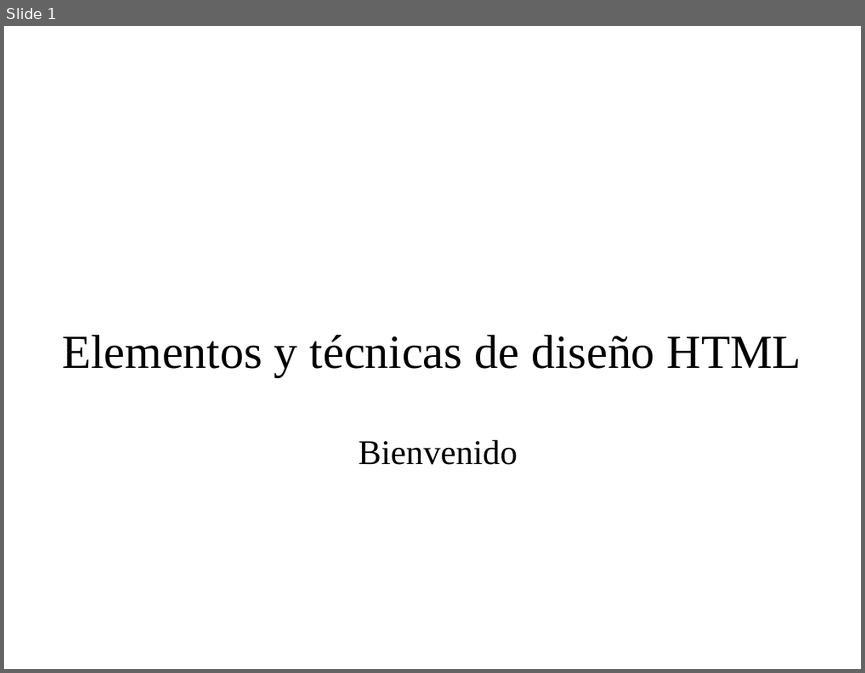
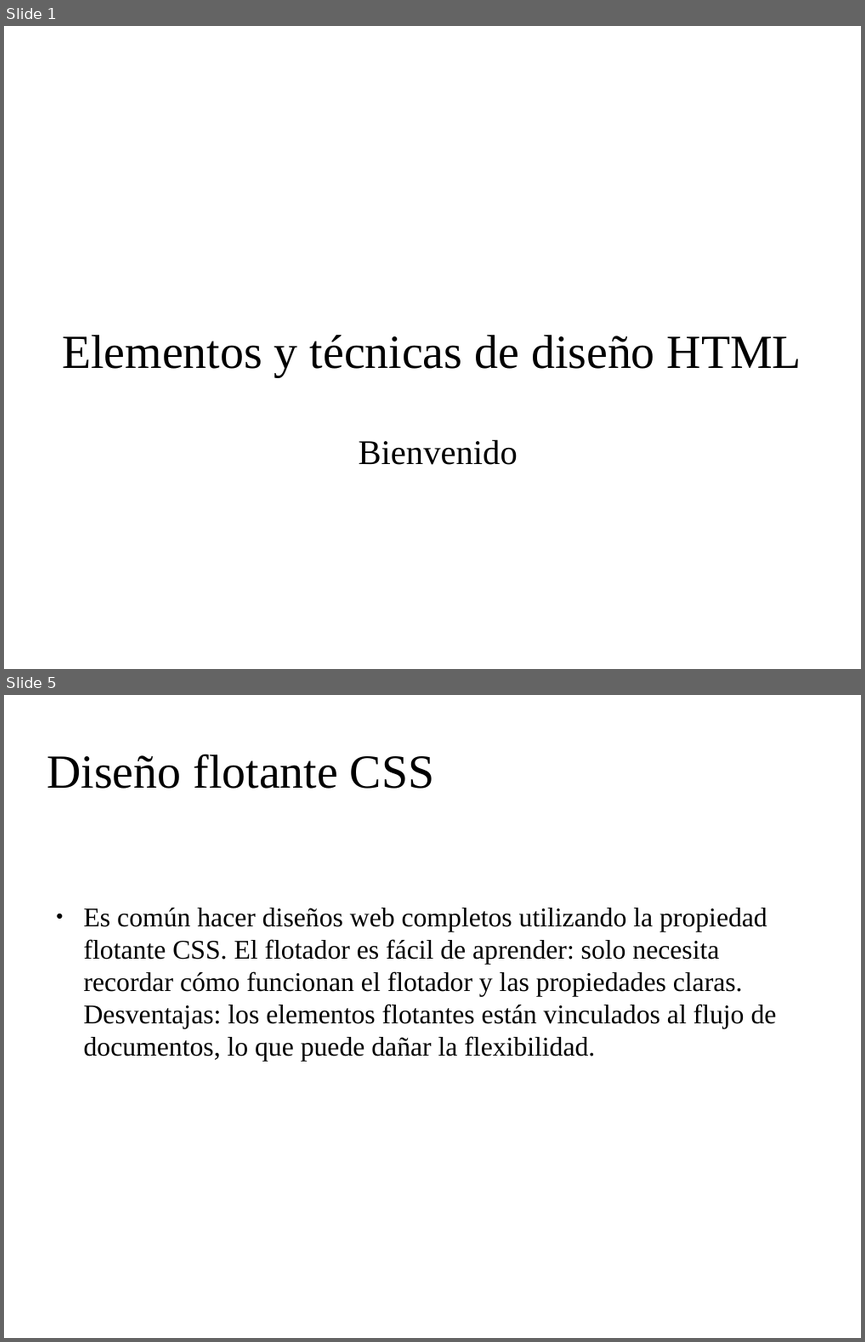
Before and after one commit to codefuncode/Curso-de-HTML-2020, a slide deck: 01-Tutorial-HTML/025-Elementos-y-tecnicas-de-diseno-HTML/025-Elementos-y-tecnicas-de-diseno-HTML.odp. Shown one above the other, each under a label of ours: slide 1 before the commit, slides 1 and 5 after it; the slides between them are not shown. The pictures are 865x673 and 865x1342 pixels, drawn with LibreOffice and Linux fonts; fonts in the diff are those of the drawing; background and template pictures are left out. Boxes give left, top, right and bottom in pixels: in the first picture for what was removed or moved away, otherwise in the second. Text is boxed around its words. In the diff, an @@ line names an element or a change of style, - is before the commit and + after.

Commit message:
0025  parte 1 completsada solo falta expliocar  y publicar video con explicaciones del uso y creacion de cuatriculas con css en html

```diff
--- a/01-Tutorial-HTML/025-Elementos-y-tecnicas-de-diseno-HTML/025-Elementos-y-tecnicas-de-diseno-HTML.odp
+++ b/01-Tutorial-HTML/025-Elementos-y-tecnicas-de-diseno-HTML/025-Elementos-y-tecnicas-de-diseno-HTML.odp
@@ slide 5 added at box(4, 695, 861, 1338), background picture (left out) @@
@@ title added at box(46, 754, 434, 789), 44 pt, text #000000 @@
+Diseño flotante CSS
@@ text added at box(84, 907, 777, 1061), 25 pt, text #000000 @@
+● Es común hacer diseños web completos utilizando la propiedad flotante CSS. El flotador es fácil de aprender: solo necesita recordar cómo funcionan el flotador y las propiedades claras. Desventajas: los elementos flotantes están vinculados al flujo de documentos, lo que puede dañar la flexibilidad.
```
Also in this commit, not shown: 6 other slides added, 4 slides removed, 18 other files.
